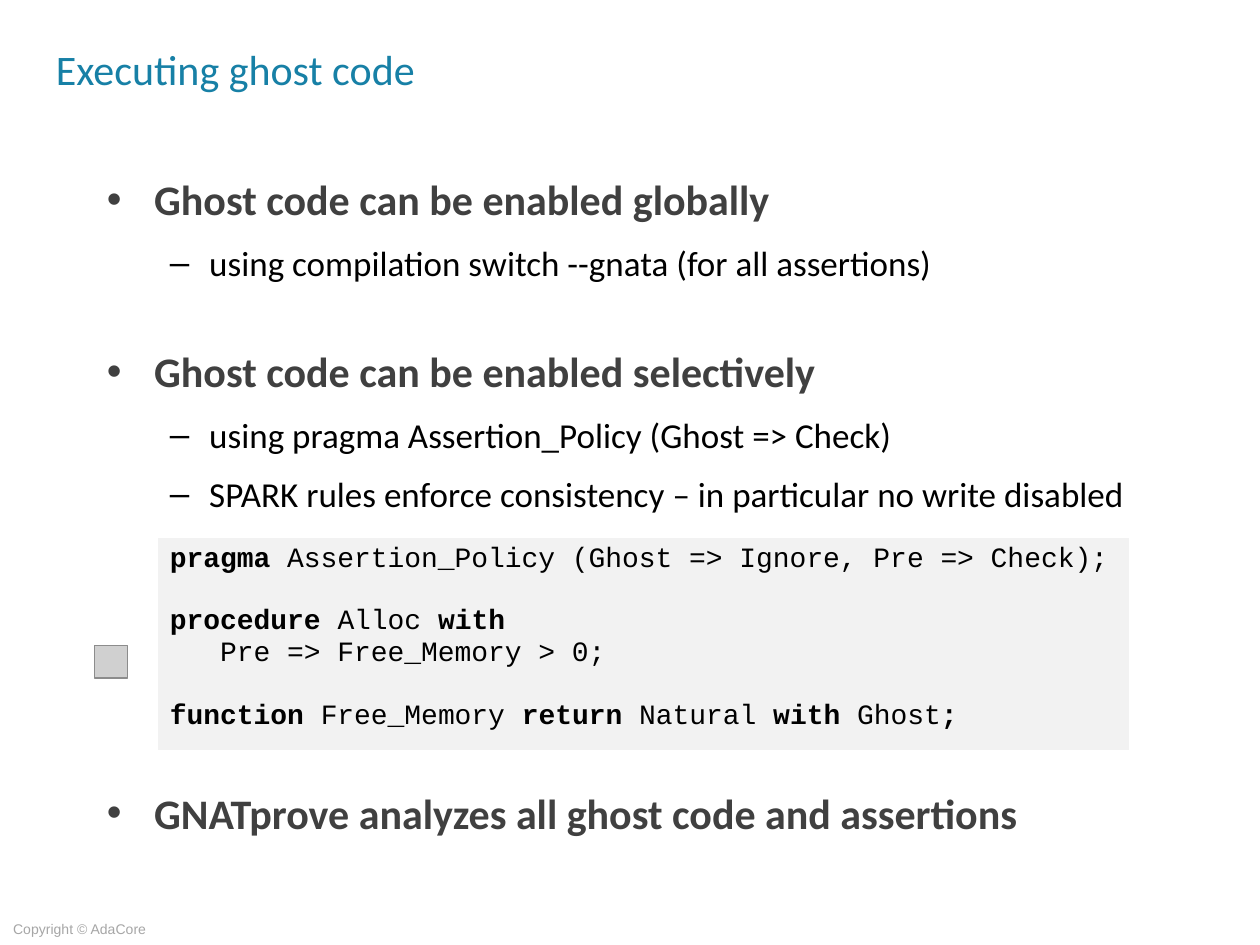
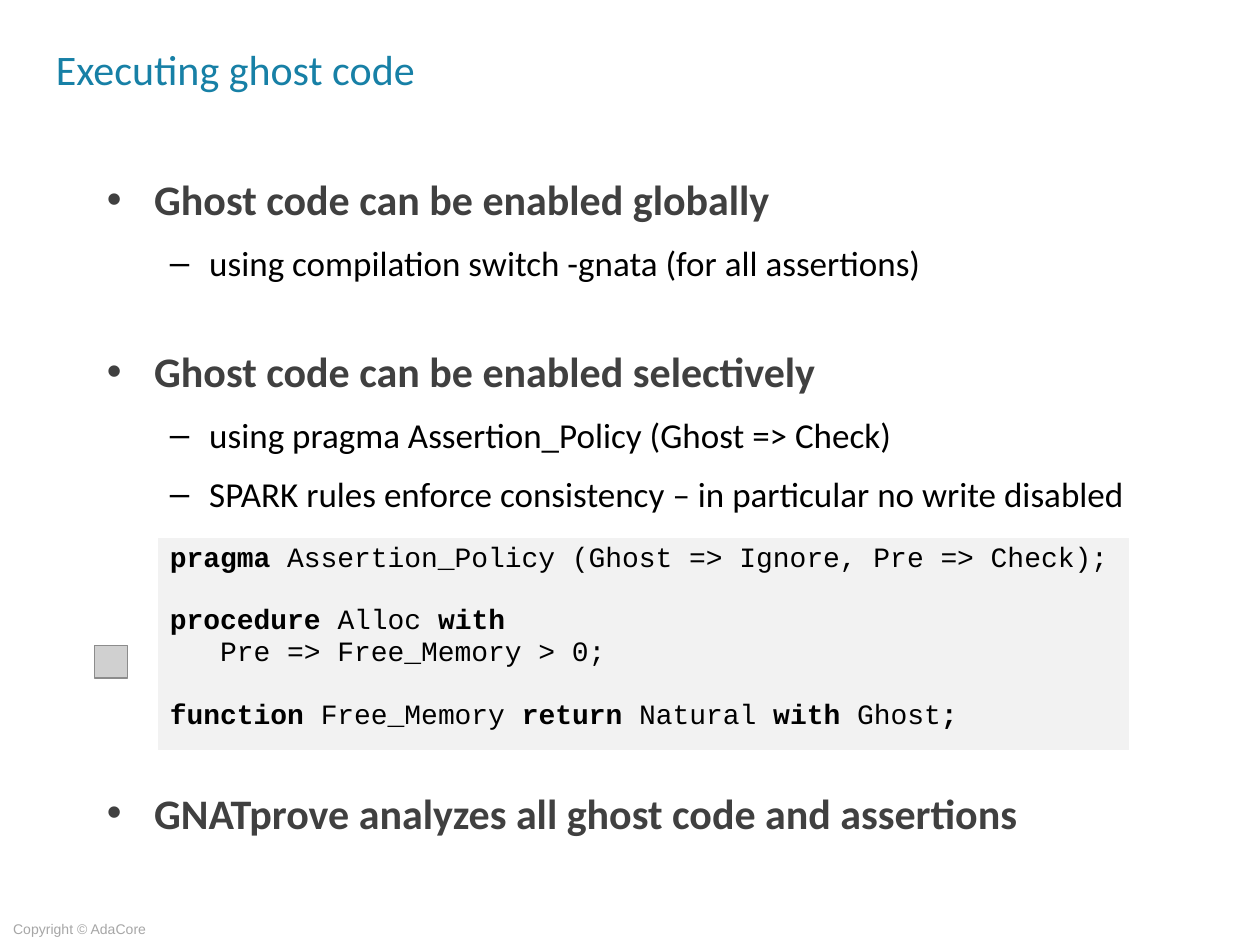
Before and after one commit to AdaCoreU/Courses, a slide deck: slide 11 of lectures/07_Advanced_SPARK/04_Ghost_Code/Slides/04_Ghost_Code.ppt. Drawn at 1260x945 pixels with LibreOffice and Linux fonts; fonts in the diff are those of the drawing; grey boxes stand for pictures; background and template pictures are left out. Boxes give left, top, right and bottom in pixels: in the first picture for what was removed or moved away, otherwise in the second. Text is boxed around its words. In the diff, an @@ line names an element or a change of style, - is before the commit and + after.

```diff
--- a/lectures/07_Advanced_SPARK/04_Ghost_Code/Slides/04_Ghost_Code.ppt
+++ b/lectures/07_Advanced_SPARK/04_Ghost_Code/Slides/04_Ghost_Code.ppt
@@ text at (209, 250, 921, 282): text changed @@
-  – using compilation switch --gnata (for all assertions)
+  – using compilation switch -gnata (for all assertions)
```
Also in this commit, not shown: 4 other files.
